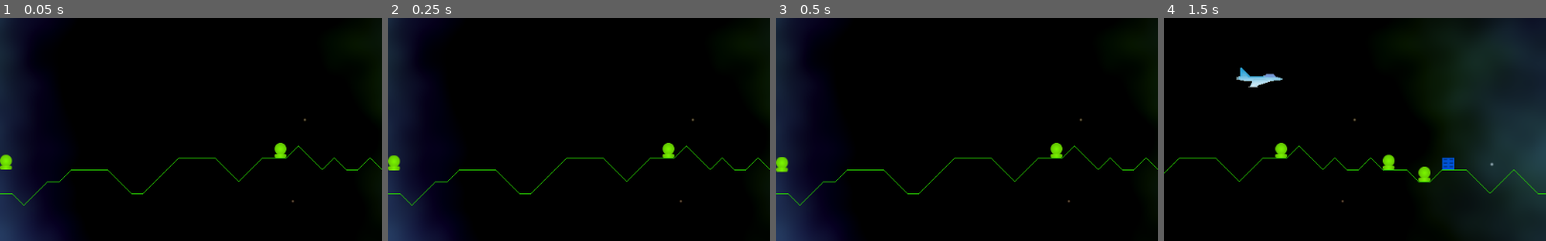
Above: before the commit, frames 1-4 (left to right).
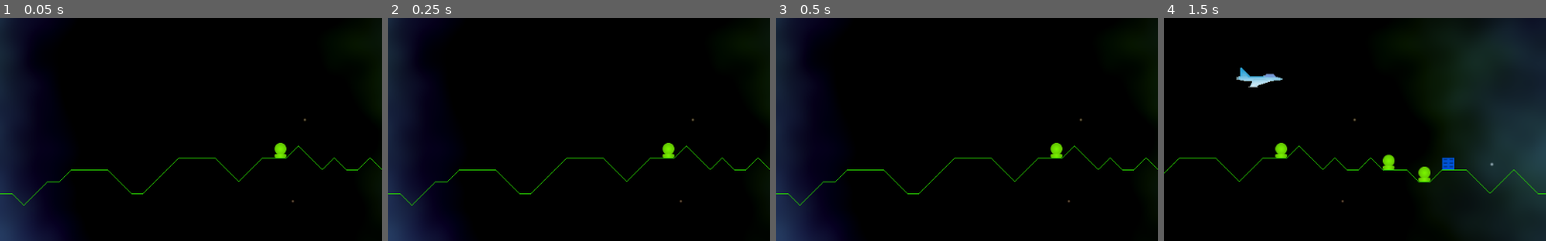
Above: after the commit, the same moments.

Repository: andrew-wilkes/godotia
Game: Godot game, scene res://scenes/Main.tscn
The game is run twice, just before and just after one commit, with the same random seed, the same clock (stepped at 60 frames per second) and the same inputs.
Inputs:
- Up to frame 1 (0.05 s): no input
- Up to frame 2 (0.25 s): no input
- Up to frame 3 (0.5 s): no input
- Up to frame 4 (1.5 s): tap Enter (ui_accept) at 0.5, 0.77 s; hold Right (ui_right) 0.53-1.28 s; hold Down (ui_down) from 1.28 s (still down)
The pictures show only the part of the screen within x 0-50%, y 50-100%; the shares and areas given below are measured in that part.

The runs differ from the first frame. In frame 1, 0.2% of the frame differs, in the area x 0-4%, y 61-68%; in frame 2, 0.2%; in frame 3, 0.2%, in the area x 0-4%, y 62-70%; in frame 4, nothing differs.

Commit message:
Release energy source if leeching enemy is killed

Diff:
--- a/scenes/Enemy.gd
+++ b/scenes/Enemy.gd
@@ -3,7 +3,7 @@
 enum { MOVING_TO_TARGET, DRAINING_ENERGY, MOVING_TO_PLAYER, LIFTING }
 
 const SPEED = 100
-const RATE_OF_DRAINING_ENERGY = 200
+const RATE_OF_DRAINING_ENERGY = 100
 
 var state = MOVING_TO_TARGET
 var target : Vector2
@@ -21,9 +21,10 @@
 		MOVING_TO_TARGET:
 			move(delta)
 		DRAINING_ENERGY:
-			if globals.structures[sid].get_energy_all_got(RATE_OF_DRAINING_ENERGY * delta):
+			if sid and globals.structures[sid].get_energy_all_got(RATE_OF_DRAINING_ENERGY * delta):
 				state = MOVING_TO_PLAYER
 				globals.structures[sid].targeted = false
+				sid = 0
 		MOVING_TO_PLAYER:
 			target = globals.player.global_position - get_parent().global_position
 			move(delta)
@@ -47,10 +48,16 @@
 
 
 func _on_Enemy_area_entered(_area):
-	# Got hit by player of missile
+	# Got hit by player or a missile
 	if sid:
-		globals.structures[sid].state = globals.structures[sid].states.FALLING
-		globals.call_deferred("reparent_structure", self, get_parent(), self.position)
+		if state == LIFTING:
+			globals.structures[sid].state = globals.structures[sid].states.FALLING
+			globals.call_deferred("reparent_structure", self, get_parent(), self.position)
+		else:
+			# Was leeching off an energy source
+			globals.structures[sid].targeted = false
+			globals.structures[sid].charging = true
+			sid = 0
 	got_hit()
 	destroy()
 
--- a/scenes/Main.gd
+++ b/scenes/Main.gd
@@ -3,7 +3,7 @@
 const THRUST = 500
 const MAX_SPEED = 500
 const TOP_LEVEL = 14
-const TEST_STRUCT = true
+const TEST_STRUCT = false
 const TEST_ENEMY = true
 
 enum { LEFT, RIGHT }
--- a/scenes/Player.gd
+++ b/scenes/Player.gd
@@ -13,12 +13,14 @@
 		body.state = body.states.STATIC
 		globals.call_deferred("reparent_structure", self, self, Vector2(4, 16), sid)
 	elif sid and body.collision_mask == 0 and body.get_child_count() < 2:
+		# Allow re-targeting of structure
+		globals.structures[sid].targeted = false
 		# Place structure on empty terrain flat
 		globals.call_deferred("reparent_structure", self, body.get_parent(), body.position)
 
 
 func _on_Player_area_entered(_area):
-	pass
+	print(_area.name)
 
 
 func move(dx, dy = 0):
